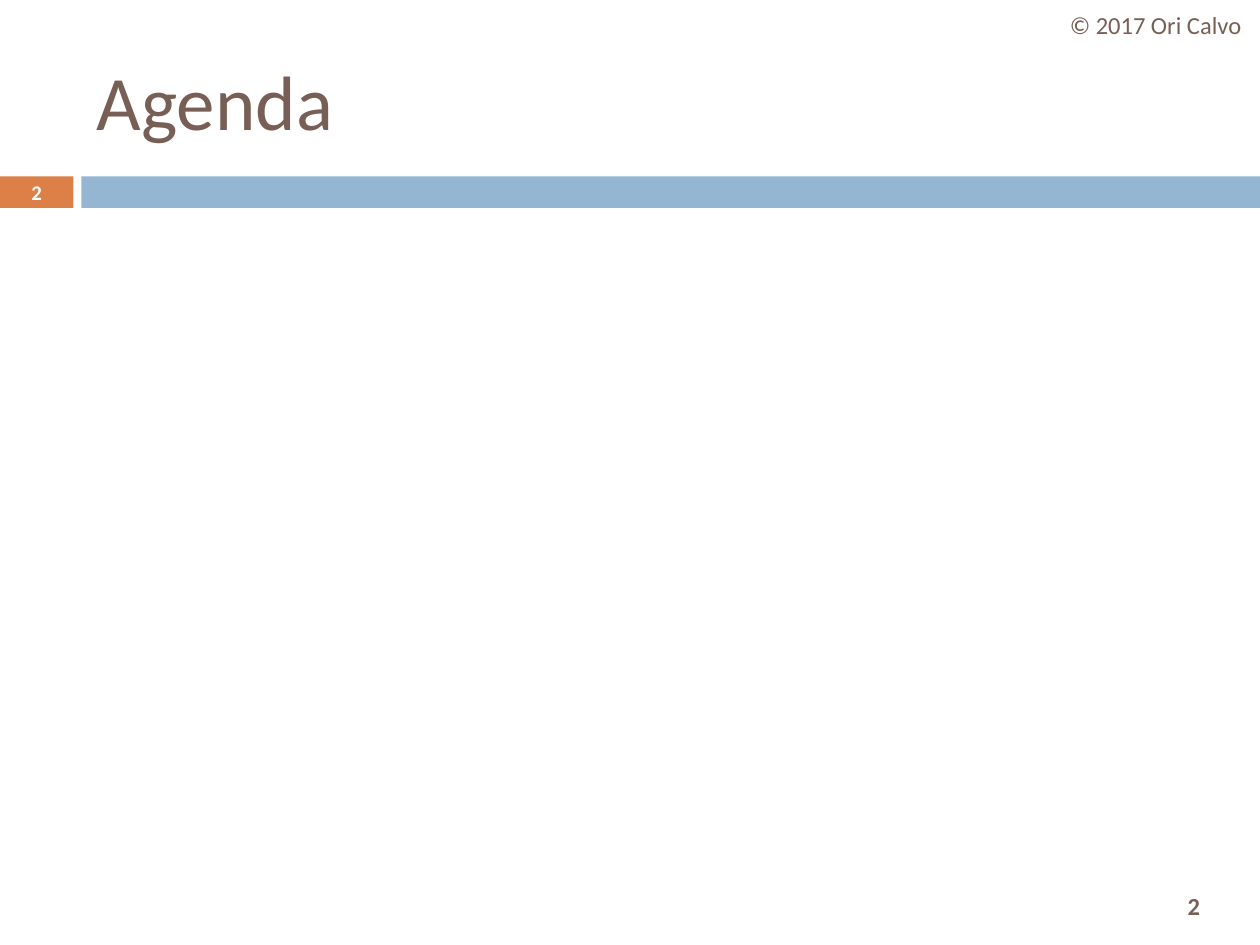
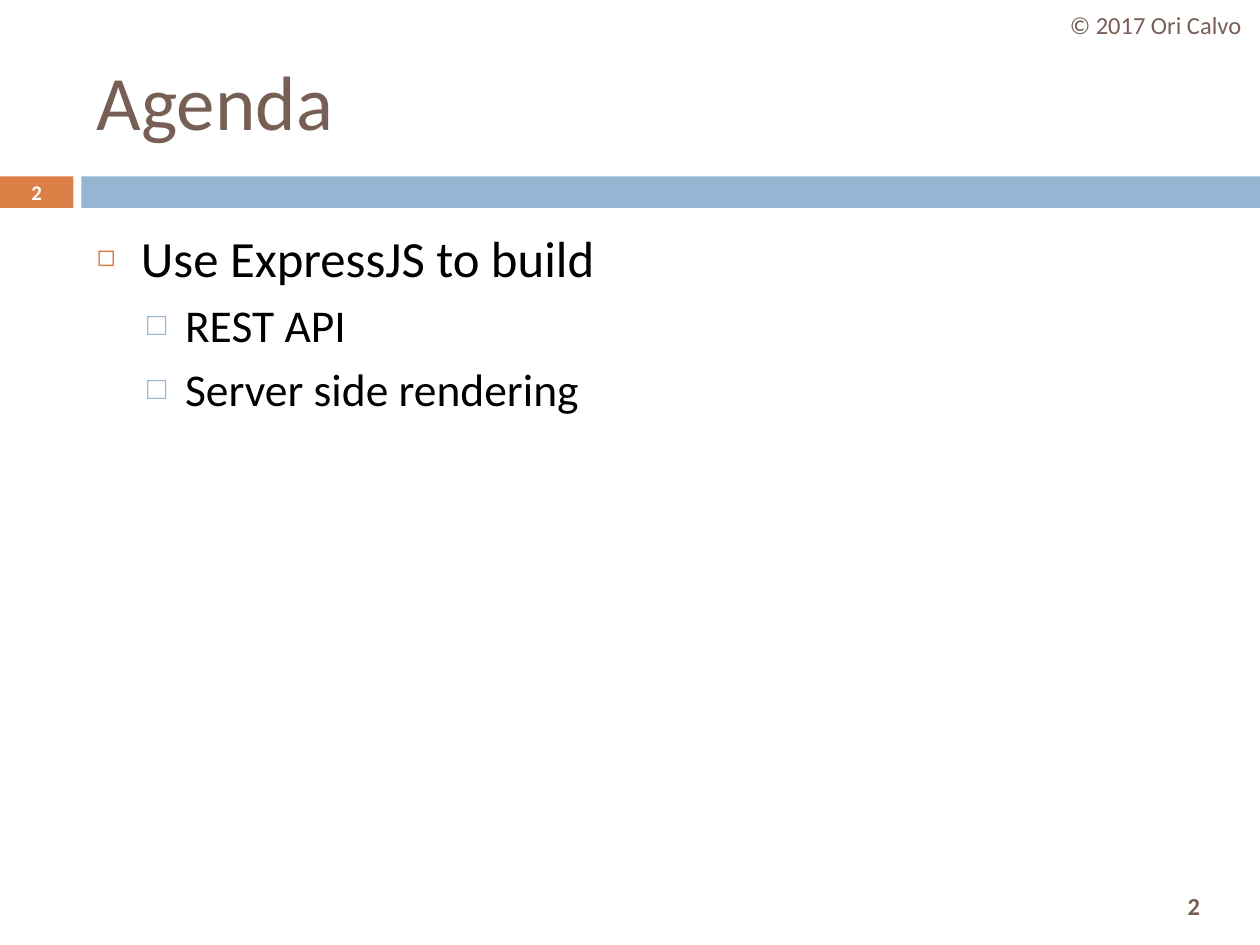
Before and after one commit to oricalvo/course-nodejs, a slide deck: slide 2 of PPTs/06 ExpressJS.pptx. Drawn at 1260x945 pixels with LibreOffice and Linux fonts; fonts in the diff are those of the drawing. Boxes give left, top, right and bottom in pixels: in the first picture for what was removed or moved away, otherwise in the second. Text is boxed around its words. In the diff, an @@ line names an element or a change of style, - is before the commit and + after.

```diff
--- a/PPTs/06 ExpressJS.pptx
+++ b/PPTs/06 ExpressJS.pptx
@@ text added at [141, 241, 594, 414], 26 pt, text #000000 @@
+◻ Use ExpressJS to build
+  □ REST API
+  □ Server side rendering
```
Also in this commit, not shown: 4 other slides changed, 1 slide added, 22 other files.
